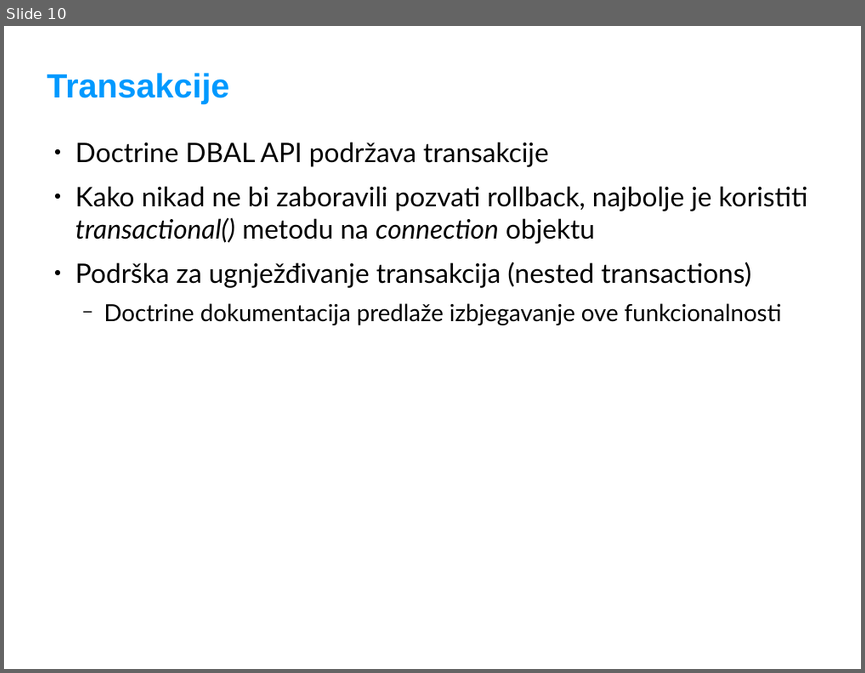
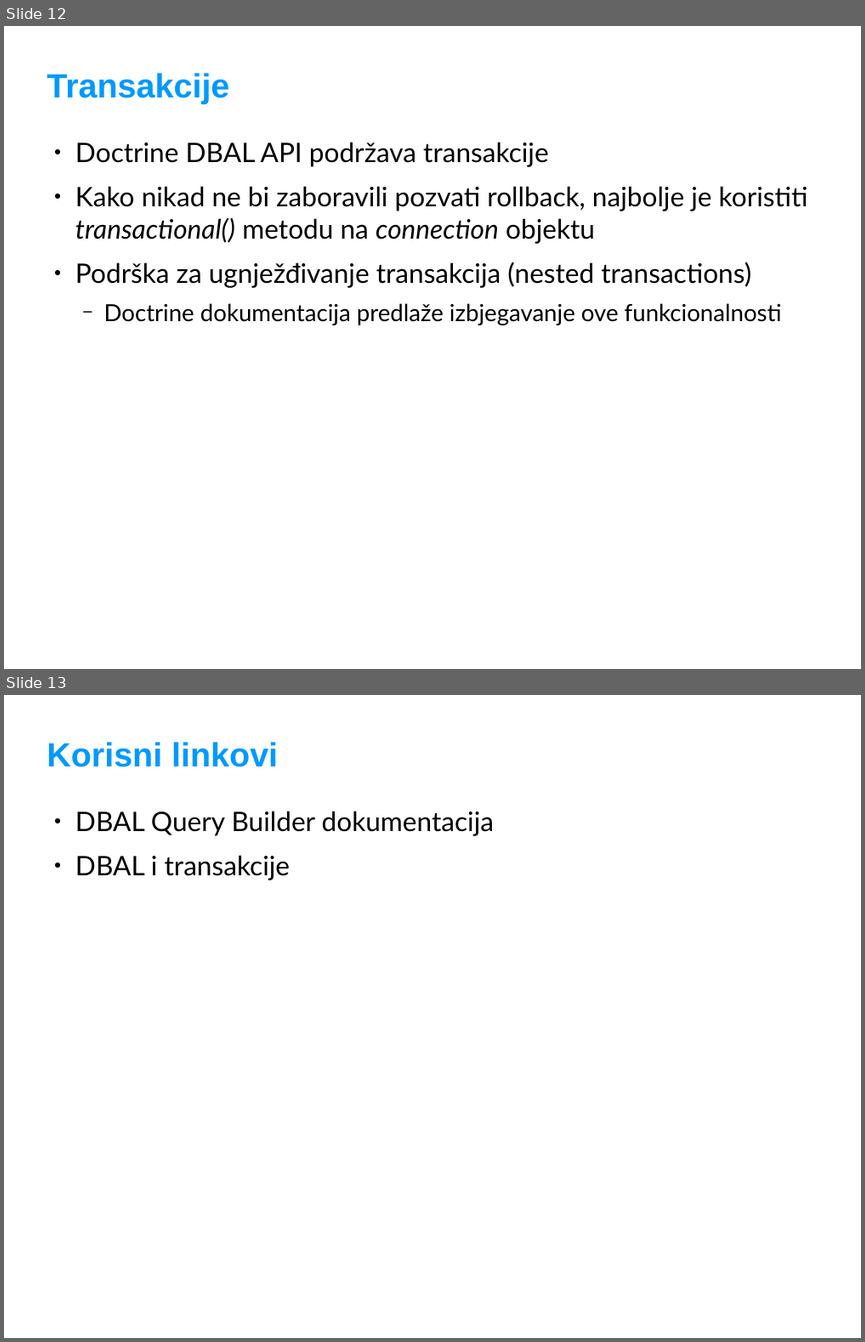
Before and after one commit to adriatichr/php-academy, a slide deck: predavanja/30 Doctrine DBAL.odp. Shown one above the other, each under a label of ours: slide 10 before the commit, slides 12 and 13 after it. The pictures are 865x673 and 865x1342 pixels, drawn with LibreOffice and Linux fonts; fonts in the diff are those of the drawing; background and template pictures are left out. Boxes give left, top, right and bottom in pixels: in the first picture for what was removed or moved away, otherwise in the second. Text is boxed around its words. In the diff, an @@ line names an element or a change of style, - is before the commit and + after.

Commit message:
dopunio DBAL prezentaciju sa primjerom join-a u query builderu

```diff
--- a/predavanja/30 Doctrine DBAL.odp
+++ b/predavanja/30 Doctrine DBAL.odp
@@ slide 13 added at (x1=4, y1=695, x2=861, y2=1338), background #FFFFFF @@
@@ title added at (x1=46, y1=742, x2=278, y2=767), 40 pt, text #0099FF, bold @@
+Korisni linkovi
@@ text added at (x1=75, y1=811, x2=494, y2=880), 32 pt, text #000000 @@
+● DBAL Query Builder dokumentacija
+● DBAL i transakcije
@@ what was slide 10 is now slide 12 @@
```
Also in this commit, not shown: 5 slides changed, 2 other slides added.
